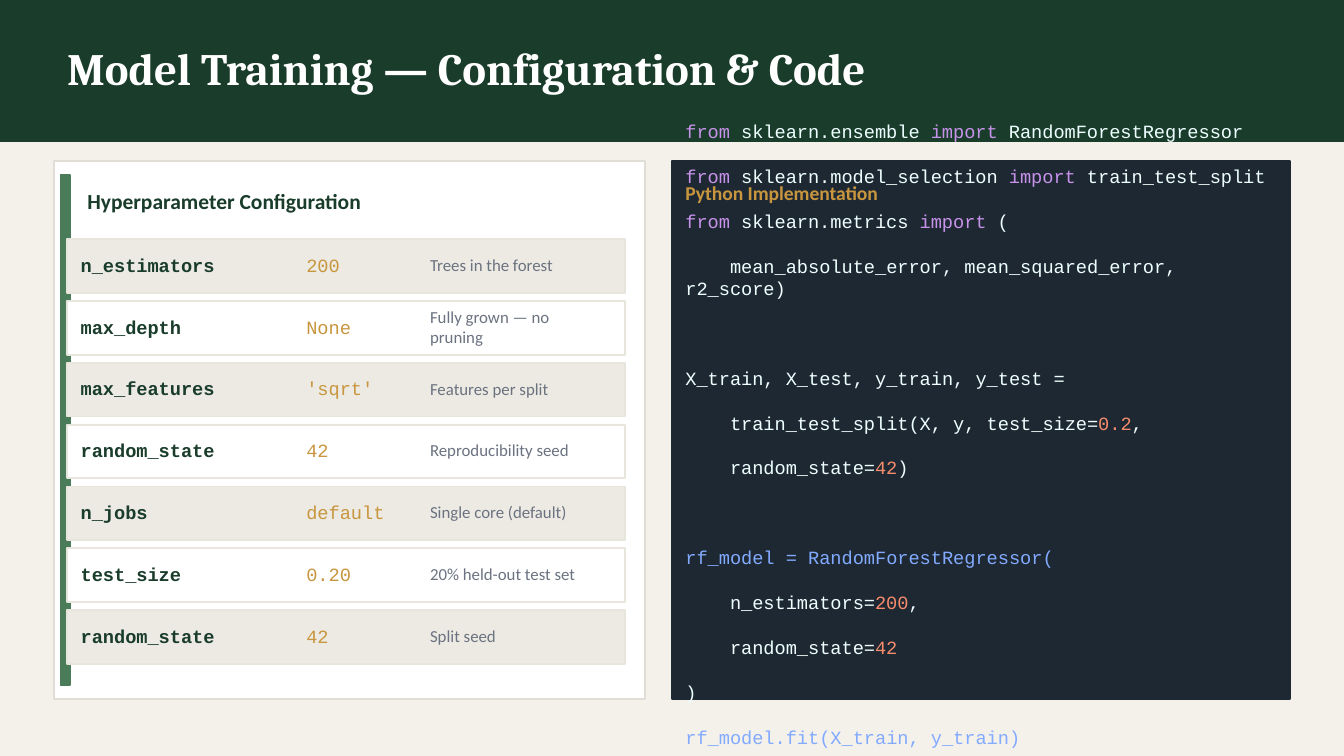
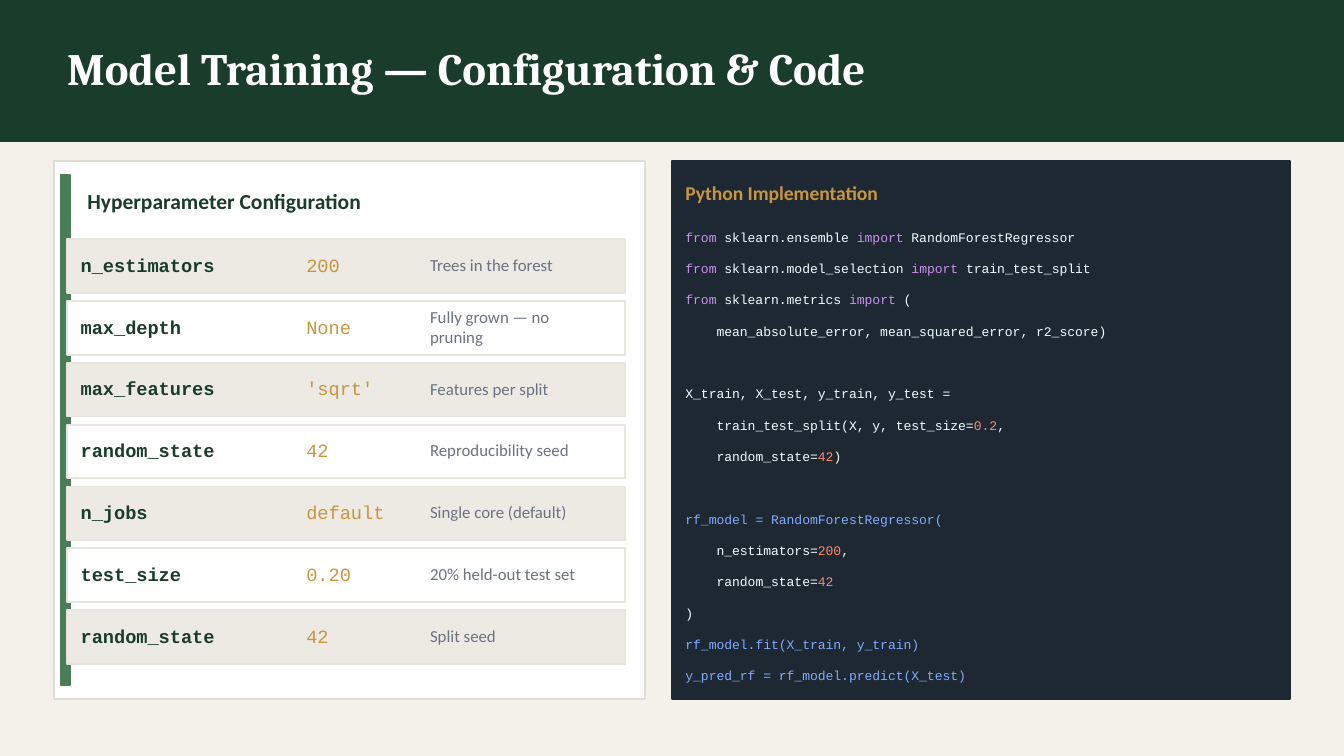
Before and after one commit to Yasir-Aladwani/medical-insurance-random-forest-project, a slide deck: slide 17 of RF_Insurance_Final_v3.pptx. Drawn at 1344x756 pixels with LibreOffice and Linux fonts; fonts in the diff are those of the drawing. Boxes give left, top, right and bottom in pixels: in the first picture for what was removed or moved away, otherwise in the second. Text is boxed around its words. In the diff, an @@ line names an element or a change of style, - is before the commit and + after.

```diff
--- a/RF_Insurance_Final_v3.pptx
+++ b/RF_Insurance_Final_v3.pptx
@@ text "from sklearn.ensemble import RandomForestRegressor" at (685, 232, 1106, 683): size 10 to 7 pt @@
```
Also in this commit, not shown: 6 other slides changed.
